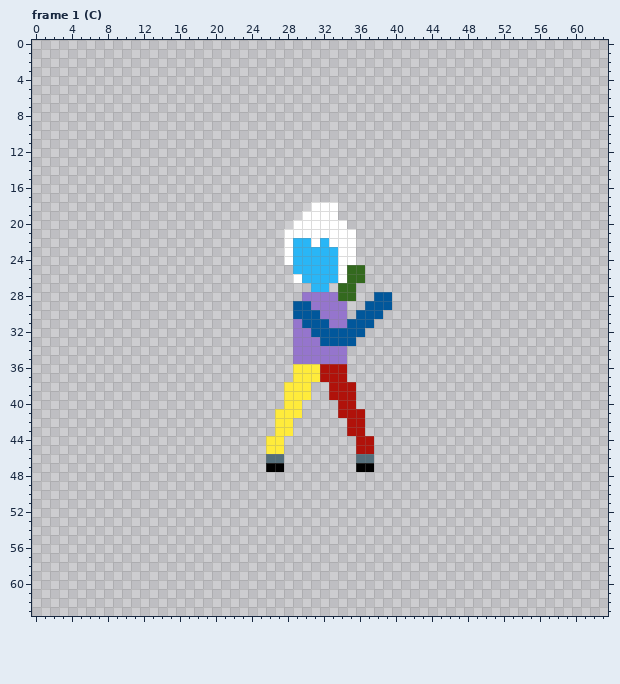
A pixel-art file gets an edit: Assets/Art/Characters/Player/Sword_Attack/Player_Sword_Attack_Left.aseprite. This is how it looked before the edit.
64x64 pixels, 13 frames. Shown: frame 1 (C). The commit also changed other frames, which this record leaves out.
Now the later version:
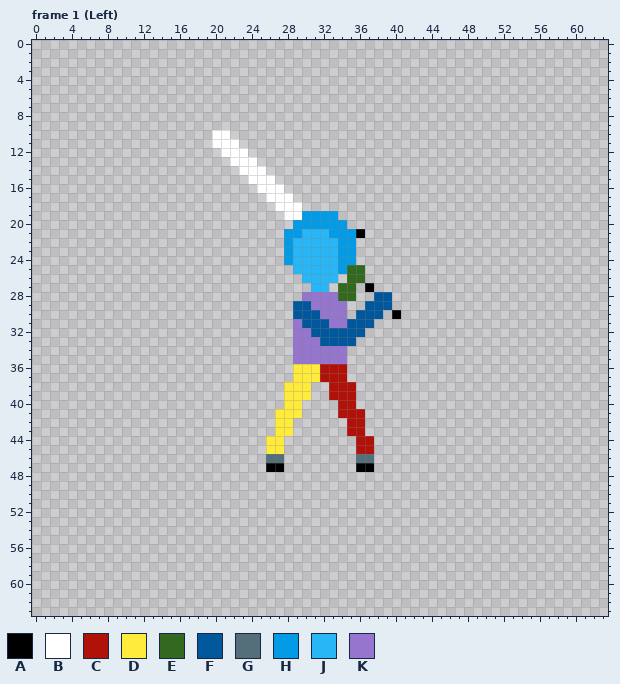
Palette (. is transparent): A #000000  B #ffffff  C #b0120a  D #ffeb3b  E #33691e  F #01579b  G #546e7a  H #039be5  J #29b6f6  K #9575cd
Message: Body Sword Anims Started
Changes in this commit:
{"change": "layer \"Sword\" added"}
{"change": "layer \"Hair/5\" removed"}
{"change": "layer \"Hair/4\" removed"}
{"change": "layer \"Hair/3\" removed"}
{"change": "layer \"Hair/2\" removed"}
{"change": "layer \"Hair/1\" removed"}
{"where": "frame 1 (Left)"}
{"frame":1,"y":10,"x":20,"old":"..","new":"BB"}
{"frame":1,"y":11,"x":20,"old":"...","new":"BBB"}
{"frame":1,"y":12,"x":21,"old":"...","new":"BBB"}
{"frame":1,"y":13,"x":22,"old":"...","new":"BBB"}
{"frame":1,"y":14,"x":23,"old":"...","new":"BBB"}
{"frame":1,"y":15,"x":24,"old":"...","new":"BBB"}
{"frame":1,"y":16,"x":25,"old":"...","new":"BBB"}
{"frame":1,"y":17,"x":26,"old":"...","new":"BBB"}
{"frame":1,"y":18,"x":27,"old":"...","new":"BBB"}
{"frame":1,"y":18,"x":31,"old":"BBB","new":"..."}
{"frame":1,"y":19,"x":28,"old":"..BBBB","new":"BBHHHH"}
{"frame":1,"y":20,"x":29,"old":"BBBBBB","new":"HHHHHH"}
{"frame":1,"y":21,"x":28,"old":"BBBBBBBB.","new":"HHJJJHHHA"}
{"frame":1,"y":22,"x":28,"old":"B","new":"H"}
{"frame":1,"y":22,"x":31,"old":"B","new":"J"}
{"frame":1,"y":22,"x":33,"old":"BBB","new":"JHH"}
{"frame":1,"y":23,"x":28,"old":"B","new":"H"}
{"frame":1,"y":23,"x":34,"old":"BB","new":"HH"}
{"frame":1,"y":24,"x":28,"old":"B","new":"H"}
{"frame":1,"y":24,"x":34,"old":"BB","new":"HH"}
{"frame":1,"y":25,"x":34,"old":"B","new":"H"}
{"frame":1,"y":26,"x":29,"old":"B","new":"."}
{"frame":1,"y":26,"x":34,"old":"B","new":"."}
{"frame":1,"y":27,"x":37,"old":".","new":"A"}
{"frame":1,"y":30,"x":40,"old":".","new":"A"}
